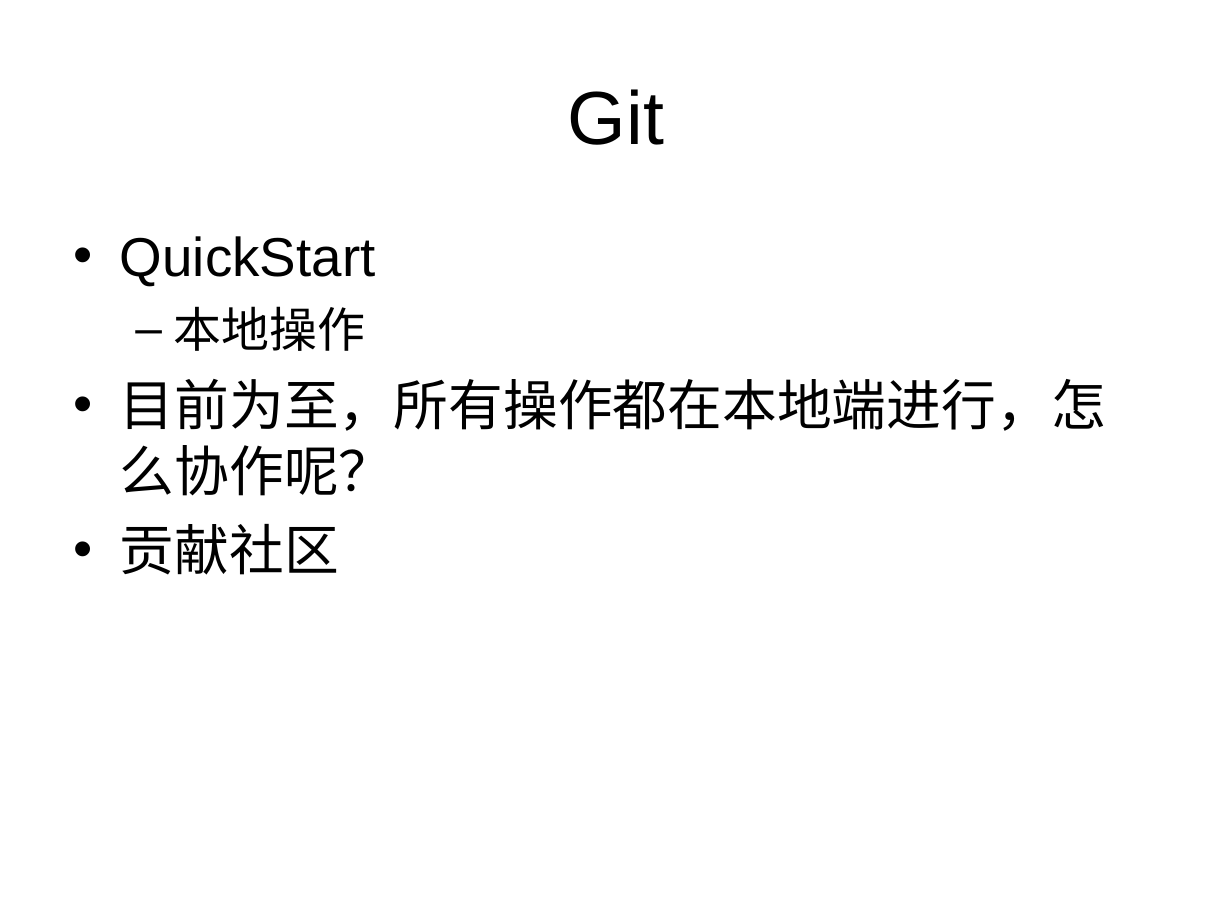
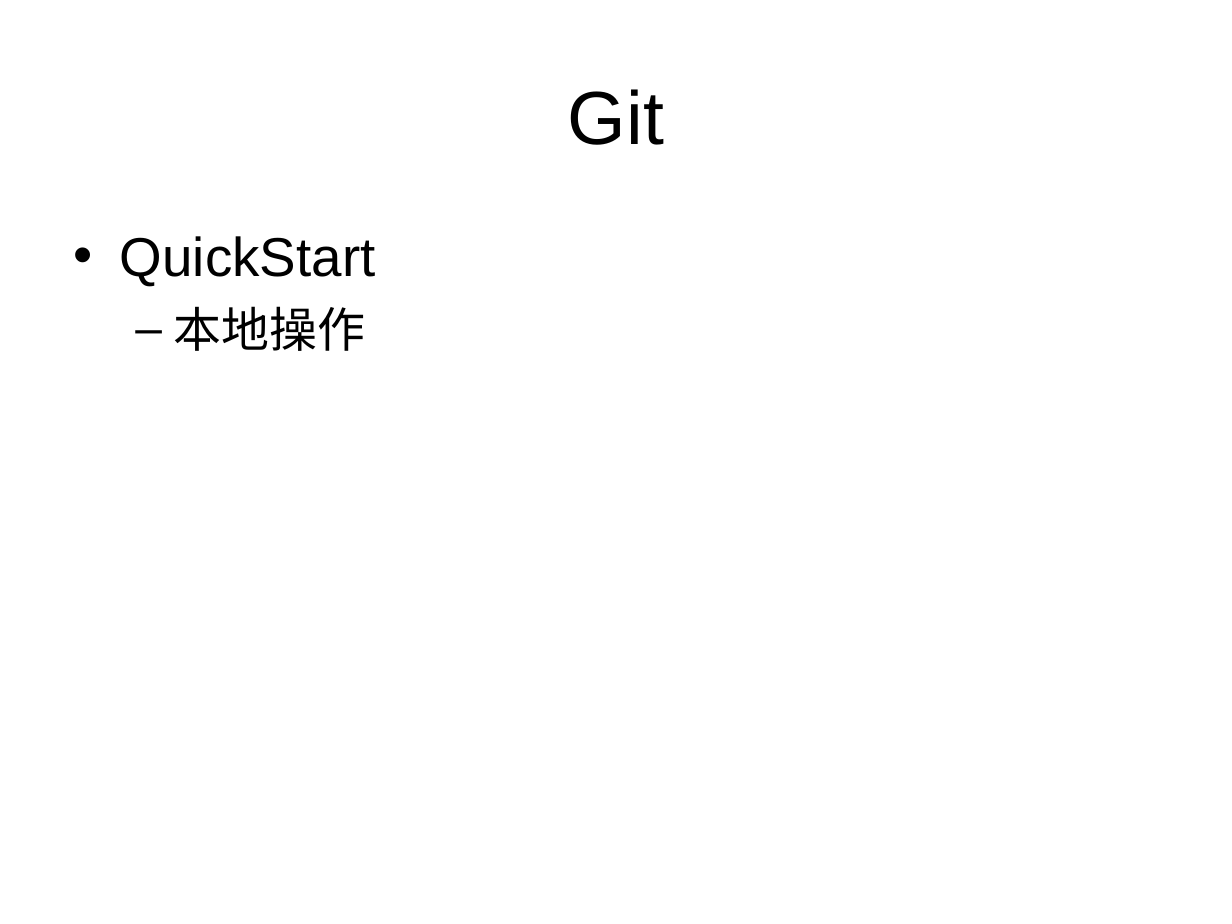
Before and after one commit to Lyon-NEU/Git, a slide deck: slide 18 of git.ppt (slide 13 before the commit). Drawn at 1232x924 pixels with LibreOffice and Linux fonts; fonts in the diff are those of the drawing. Boxes give left, top, right and bottom in pixels: in the first picture for what was removed or moved away, otherwise in the second. Text is boxed around its words. In the diff, an @@ line names an element or a change of style, - is before the commit and + after.

```diff
--- a/git.ppt
+++ b/git.ppt
@@ text at <box>120,379,1106,575</box>: paragraphs removed @@
-• 目前为至，所有操作都在本地端进行，怎么协作呢？
-• 贡献社区
```
Also in this commit, not shown: 3 other slides changed, 12 slides added, 7 slides removed, 7 other files.
